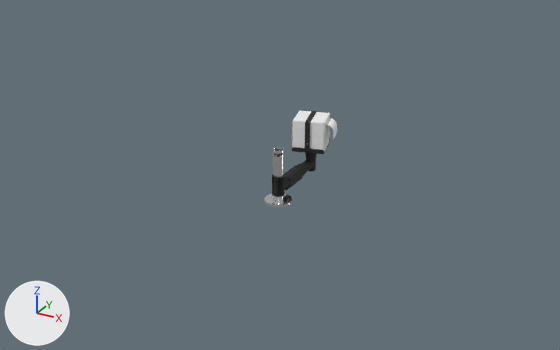
An edit to the glTF model projekt.glb, drawn before and after from the same camera.
One viewpoint serves both versions: a camera (50 mm lens) standing at (1.443, -3.238, 1.426) and looking at (0.134, -0.858, 0.236). The axes (+X, +Y, +Z) are drawn at lower left. The lights are the same throughout. The picture after the commit comes second. Where no turn or scale is listed for an object, it has been applied to the vertices.

Script lines for the objects in view, before the commit:
```python
ob_pl38_0007 = bpy.data.objects.new('PL38_0007', me_mesh_3)
ob_pl38_0007.location = (0.219, -0.765, 0.377)
ob_pl38_0007_full_c_1 = bpy.data.objects.new('PL38_0007_full_c_1', me_mesh_4)
ob_pl38_0007_full_c_1.location = (0.233, -0.761, 0.397)
ob_pl38_0007_full_c_2 = bpy.data.objects.new('PL38_0007_full_c_2', me_mesh_5)
ob_pl38_0007_full_c_2.location = (0.233, -0.761, 0.397)
ob_pl38_0100__flex_arm_a = bpy.data.objects.new('PL38_0100__Flex_Arm_A', me_mesh_1)
ob_pl38_0100__flex_arm_a.location = (0.218, -0.945, 0.279)
ob_pl38_0100__flex_arm_b = bpy.data.objects.new('PL38_0100__Flex_Arm_B', me_mesh_2)
ob_pl38_0100__flex_arm_b.location = (0.219, -0.846, 0.284)
ob_pl38_0200 = bpy.data.objects.new('PL38_0200', me_mesh_0)
ob_pl38_0200.parent = ob_scene
ob_pl38_0200.location = (0.0, 0.0, 0.0)
ob_scene = bpy.data.objects.new('Scene', None)
ob_scene.parent = ob_node_14
ob_scene.location = (0.218, -1.023, 0.315)
ob_scene.scale = (0.00998, 0.00998, 0.00998)
```
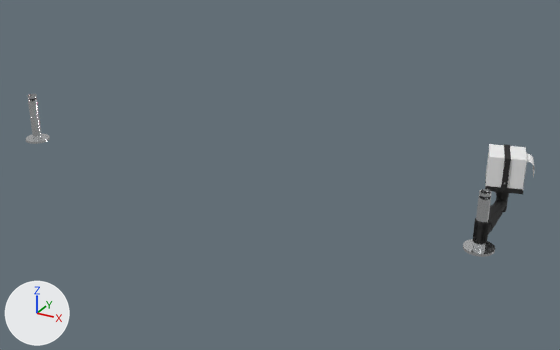
Commit message: AR update

ob_scene is not drawn itself; it is the parent of ob_pl38_0200.

Boxes [x1, y1, x2, y2] around the edits, measured in the pictures (560 x 350 px):
'PL38_0007_full_c_2', moved
    before: [292, 111, 330, 152]
    after: [486, 144, 527, 190]
'PL38_0200', moved
    before: [264, 147, 292, 207]
    after: [463, 189, 495, 257]
'PL38_0100__Flex_Arm_A', moved
    before: [272, 163, 307, 197]
    after: [473, 204, 502, 245]
'PL38_0007', moved
    before: [292, 111, 330, 158]
    after: [485, 144, 523, 198]
'PL38_0200.001', added
    after: [26, 94, 50, 144]
'PL38_0100__Flex_Arm_B', moved
    before: [301, 157, 316, 171]
    after: [494, 196, 508, 212]
'PL38_0007_full_c_1', moved
    before: [326, 118, 337, 140]
    after: [526, 153, 535, 178]

The change, as a list of edits to the scene's bpy script:
```text
Change ob_scene:
    ob_scene.location: (0.218, -1.023, 0.315) -> (0.949, -1.023, 0.315)
Change ob_pl38_0100__flex_arm_a:
    ob_pl38_0100__flex_arm_a.location: (0.218, -0.945, 0.279) -> (0.949, -0.945, 0.279)
Change ob_pl38_0100__flex_arm_b:
    ob_pl38_0100__flex_arm_b.location: (0.219, -0.846, 0.284) -> (0.95, -0.846, 0.284)
Change ob_pl38_0007:
    ob_pl38_0007.location: (0.219, -0.765, 0.377) -> (0.95, -0.765, 0.377)
Change ob_pl38_0007_full_c_1:
    ob_pl38_0007_full_c_1.location: (0.233, -0.761, 0.397) -> (0.964, -0.761, 0.397)
Change ob_pl38_0007_full_c_2:
    ob_pl38_0007_full_c_2.location: (0.233, -0.761, 0.397) -> (0.964, -0.761, 0.397)
Add ob_pl38_0200_001:
    ob_pl38_0200_001 = bpy.data.objects.new('PL38_0200.001', me_mesh_0)
    ob_pl38_0200_001.parent = ob_scene_005
    ob_pl38_0200_001.location = (0.0, 0.0, 0.0)
Add ob_scene_005:
    ob_scene_005 = bpy.data.objects.new('Scene.005', None)
    ob_scene_005.parent = ob_node_14
    ob_scene_005.location = (-0.994, -0.984, 0.315)
    ob_scene_005.scale = (0.00998, 0.00998, 0.00998)
```
